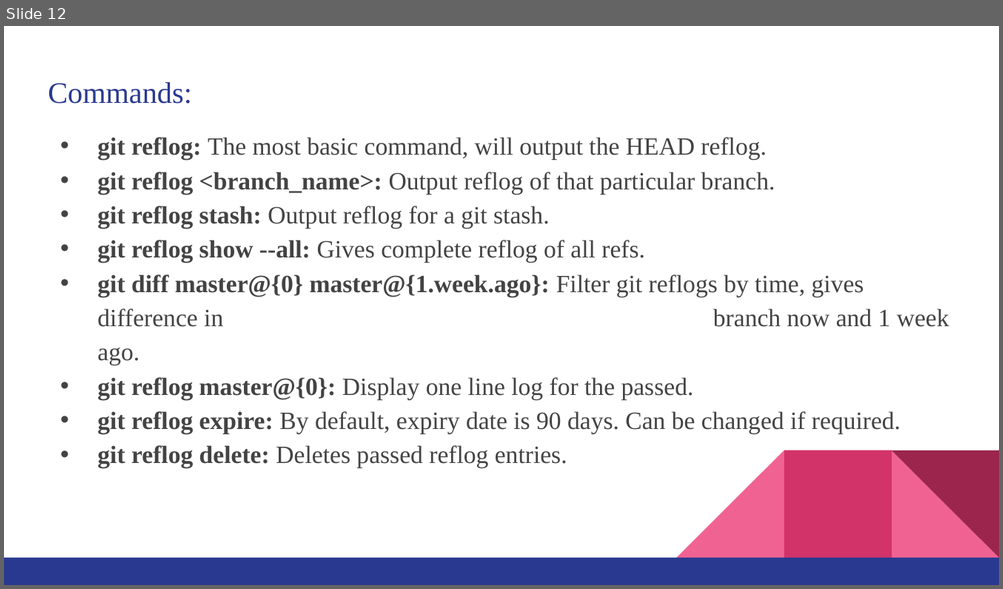
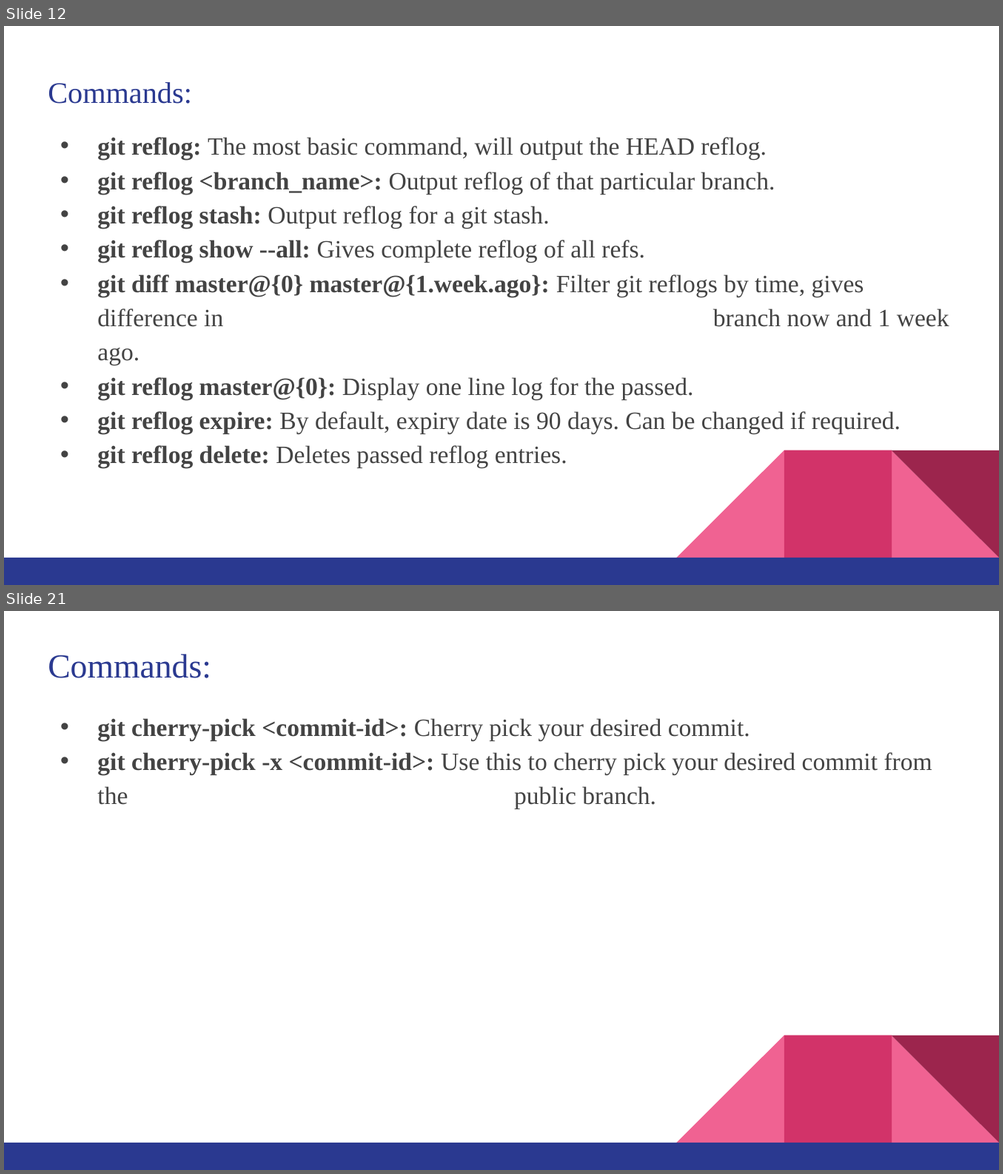
Before and after one commit to MrVaibhavChamp/Git-Advanced-Features, a slide deck: KOSS ppt.pptx. Shown one above the other, each under a label of ours: slide 12 before the commit, slides 12 and 21 after it; the slides between them are not shown. The pictures are 1003x589 and 1003x1174 pixels, drawn with LibreOffice and Linux fonts; fonts in the diff are those of the drawing. Boxes give left, top, right and bottom in pixels: in the first picture for what was removed or moved away, otherwise in the second. Text is boxed around its words. In the diff, an @@ line names an element or a change of style, - is before the commit and + after.

```diff
--- a/KOSS ppt.pptx
+++ b/KOSS ppt.pptx
@@ slide 21 added at [4, 611, 999, 1170], background #FFFFFF; not listed: 5 template elements that a slide beside it also shows @@
@@ title added at [48, 654, 211, 678], 24.4 pt, text #2A3990 @@
+Commands:
@@ text added at [97, 718, 932, 809], 18 pt, text #434343 @@
+• git cherry-pick <commit-id>: Cherry pick your desired commit.
+• git cherry-pick -x <commit-id>: Use this to cherry pick your desired commit from the public branch.
```
Also in this commit, not shown: 11 slides changed, 6 other slides added.
